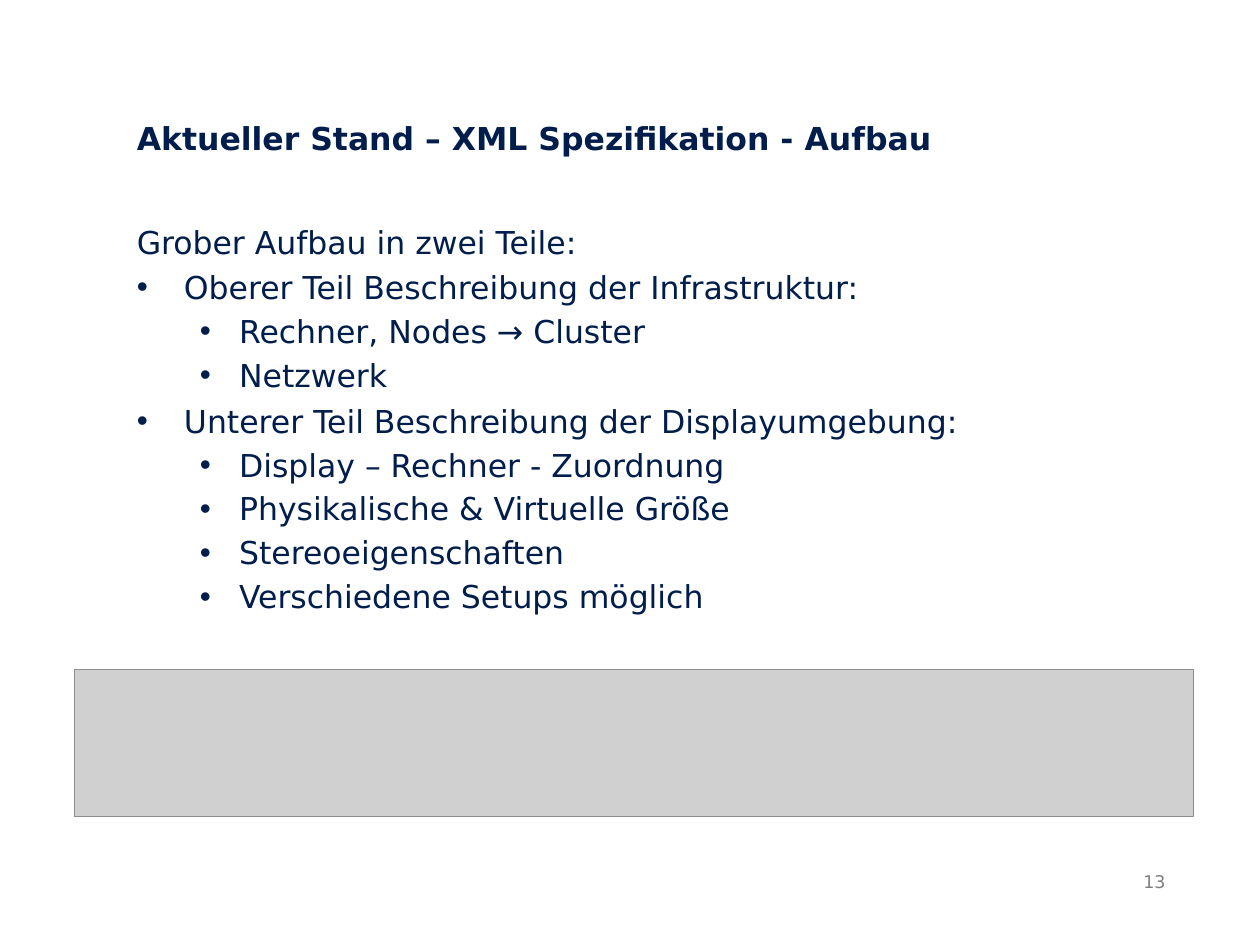
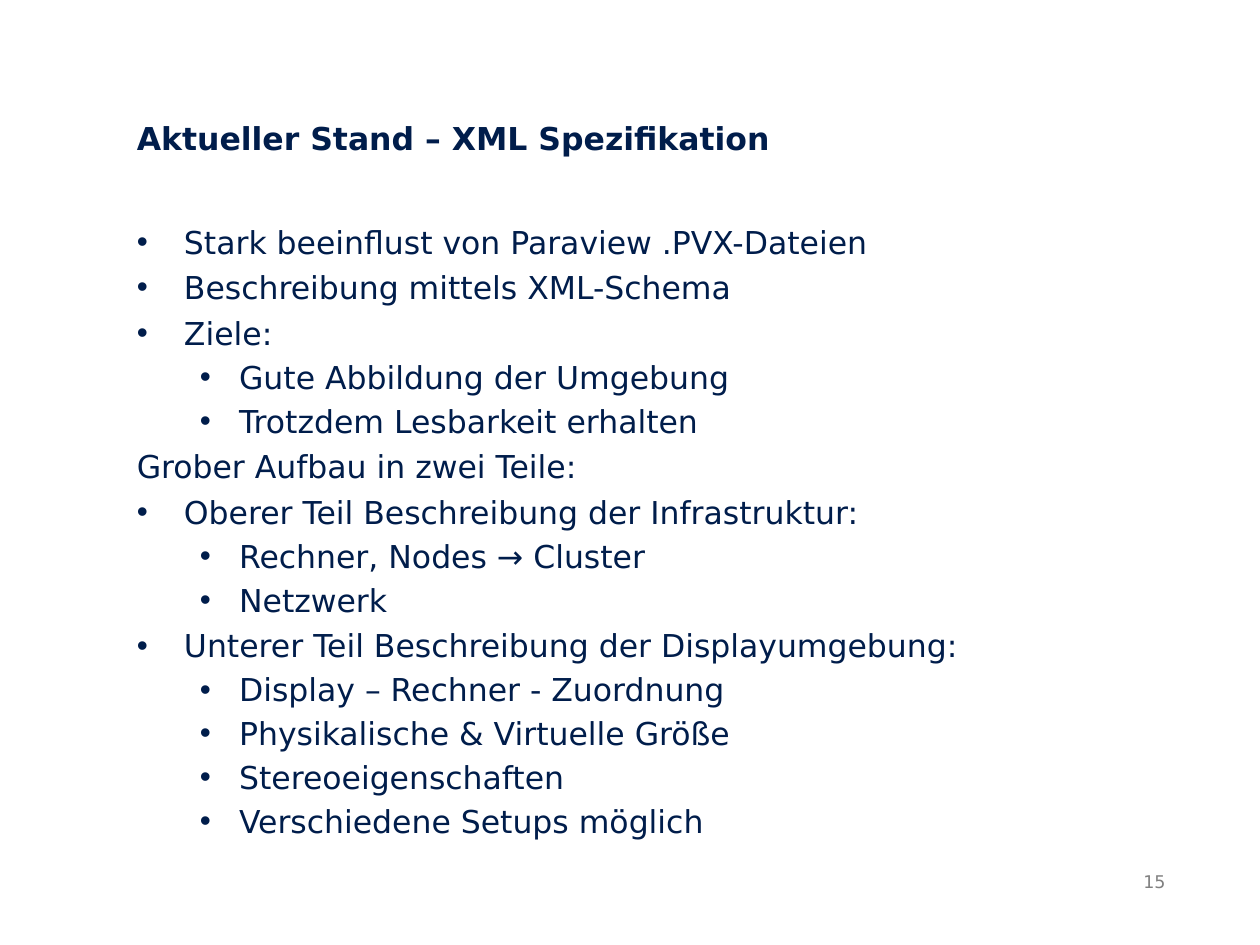
Before and after one commit to Neox-1990/OpenDECL-Diplom, a slide deck: slide 15 of Präsentationen/Zwischenpräsentation/Zwischenpräsentation.odp (slide 13 before the commit). Drawn at 1260x945 pixels with LibreOffice and Linux fonts; fonts in the diff are those of the drawing; grey boxes stand for pictures. Boxes give left, top, right and bottom in pixels: in the first picture for what was removed or moved away, otherwise in the second. Text is boxed around its words. In the diff, an @@ line names an element or a change of style, - is before the commit and + after.

```diff
--- a/Präsentationen/Zwischenpräsentation/Zwischenpräsentation.odp
+++ b/Präsentationen/Zwischenpräsentation/Zwischenpräsentation.odp
@@ text at (x1=137, y1=126, x2=867, y2=434): text changed; bold off @@
-Aktueller Stand – XML Spezifikation - Aufbau
+Aktueller Stand – XML Spezifikation
+• Stark beeinflust von Paraview .PVX-Dateien
+• Beschreibung mittels XML-Schema
+• Ziele:
+  • Gute Abbildung der Umgebung
+  • Trotzdem Lesbarkeit erhalten
@@ picture removed at (x1=74, y1=669, x2=1194, y2=816) @@
@@ page number at (x1=1143, y1=875, x2=1165, y2=888): text changed @@
-13
+15
```
Also in this commit, not shown: 12 other slides changed, 2 slides added, 1 slide removed, 10 other files.
